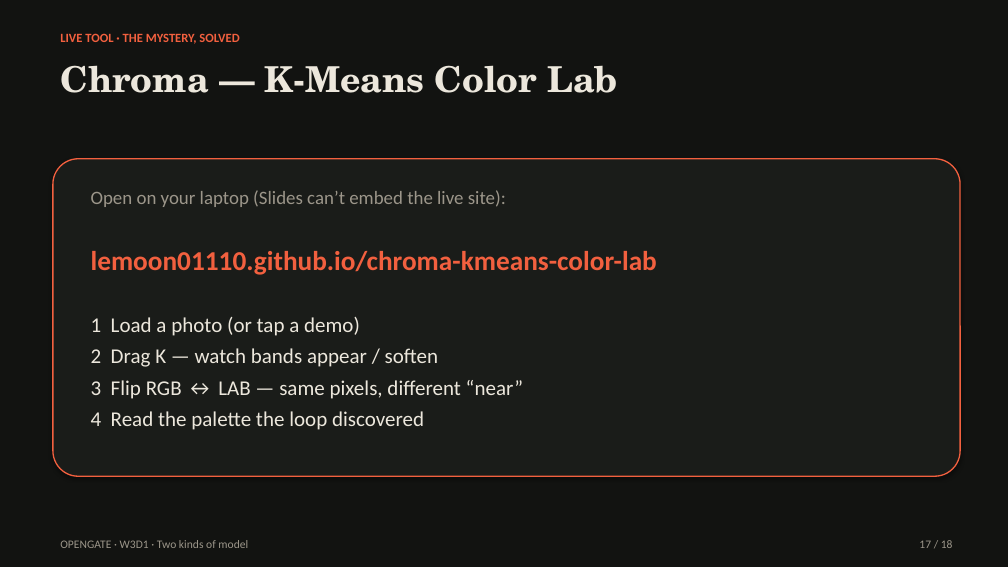
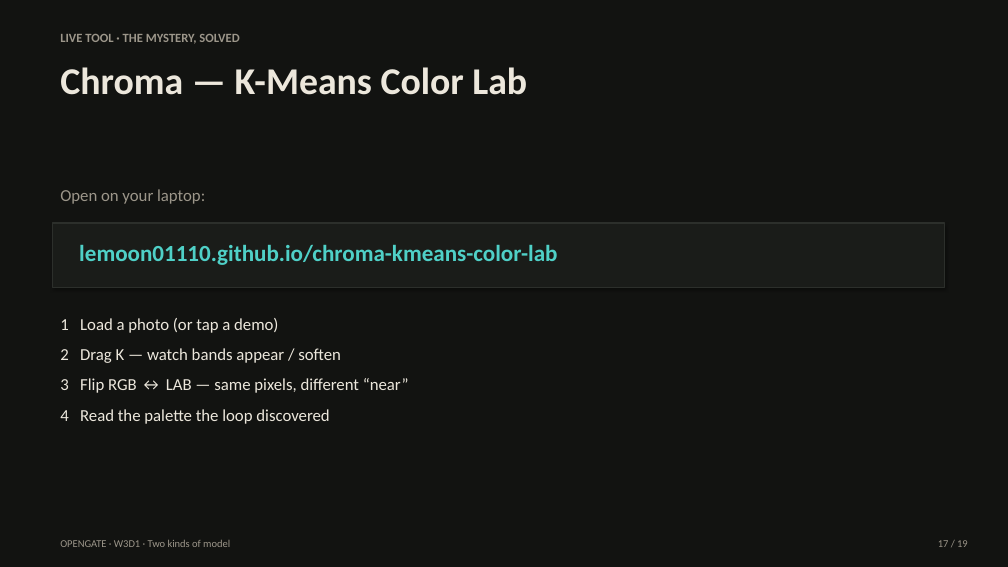
Before and after one commit to lemoon01110/chroma-kmeans-color-lab, a slide deck: slide 17 of opengate-assets/Opengate-W3D1-Two-Kinds-of-Model.pptx. Drawn at 1008x567 pixels with LibreOffice and Linux fonts; fonts in the diff are those of the drawing. Boxes give left, top, right and bottom in pixels: in the first picture for what was removed or moved away, otherwise in the second. Text is boxed around its words. In the diff, an @@ line names an element or a change of style, - is before the commit and + after.

```diff
--- a/opengate-assets/Opengate-W3D1-Two-Kinds-of-Model.pptx
+++ b/opengate-assets/Opengate-W3D1-Two-Kinds-of-Model.pptx
@@ text "LIVE TOOL · THE MYSTERY, ..." at [60,34,239,44]: text colour #F2603F to #9C968A; more space between paragraphs @@
@@ text "Chroma — K-Means Color Lab" at [60,67,527,95]: size 34 to 36 pt, font TeX Gyre Schola to Calibri; more space between paragraphs @@
@@ rounded rectangle removed at [53,159,960,476] @@
@@ text added at [60,189,205,204], 16 pt, text #9C968A @@
+Open on your laptop:
@@ text removed at [91,190,657,430] @@
-Open on your laptop (Slides can’t embed the live site):
-lemoon01110.github.io/chroma-kmeans-color-lab
-1 Load a photo (or tap a demo)
-2 Drag K — watch bands appear / soften
-3 Flip RGB ↔ LAB — same pixels, different “near”
-4 Read the palette the loop discovered
@@ rectangle added at [53,223,945,287], fill #1A1C19, outline #2C2F2B 1 pt @@
@@ text added at [79,245,557,265], 22 pt, text #4FD0C7, bold @@
+lemoon01110.github.io/chroma-kmeans-color-lab
@@ text added at [60,318,278,333], 16 pt, text #ECE7DC @@
+1 Load a photo (or tap a demo)
@@ text added at [60,348,341,363], 16 pt, text #ECE7DC @@
+2 Drag K — watch bands appear / soften
@@ text added at [60,378,409,393], 16 pt, text #ECE7DC @@
+3 Flip RGB ↔ LAB — same pixels, different “near”
@@ text added at [60,409,329,424], 16 pt, text #ECE7DC @@
+4 Read the palette the loop discovered
@@ text "OPENGATE · W3D1 · Two ..." at [60,540,230,547]: size 11 to 10 pt; more space between paragraphs @@
@@ text at [938,540,968,547]: text changed; size 11 to 10 pt @@
-17 / 18
+17 / 19
```
Also in this commit, not shown: 18 other slides changed, 1 other file.
